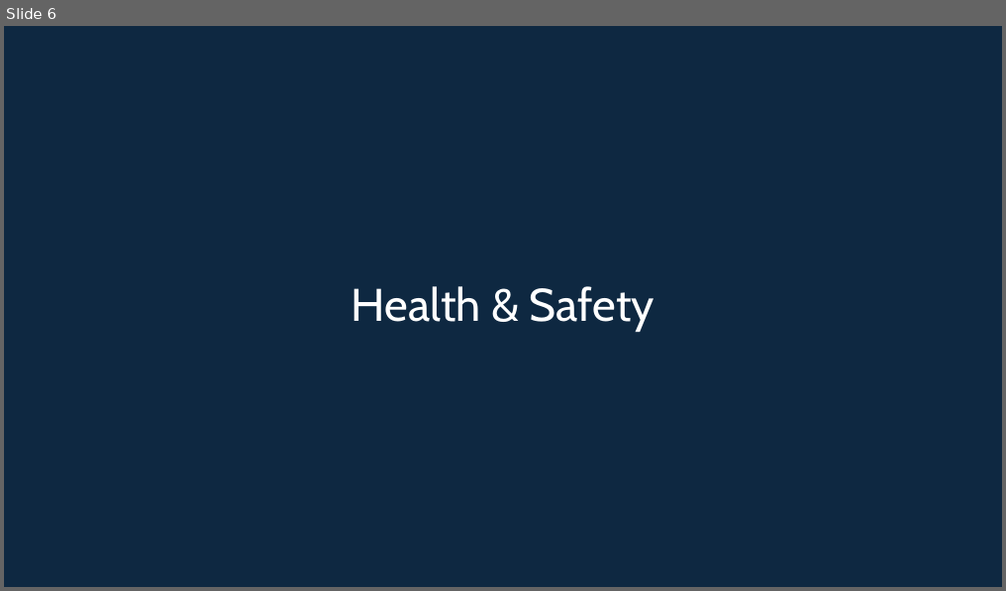
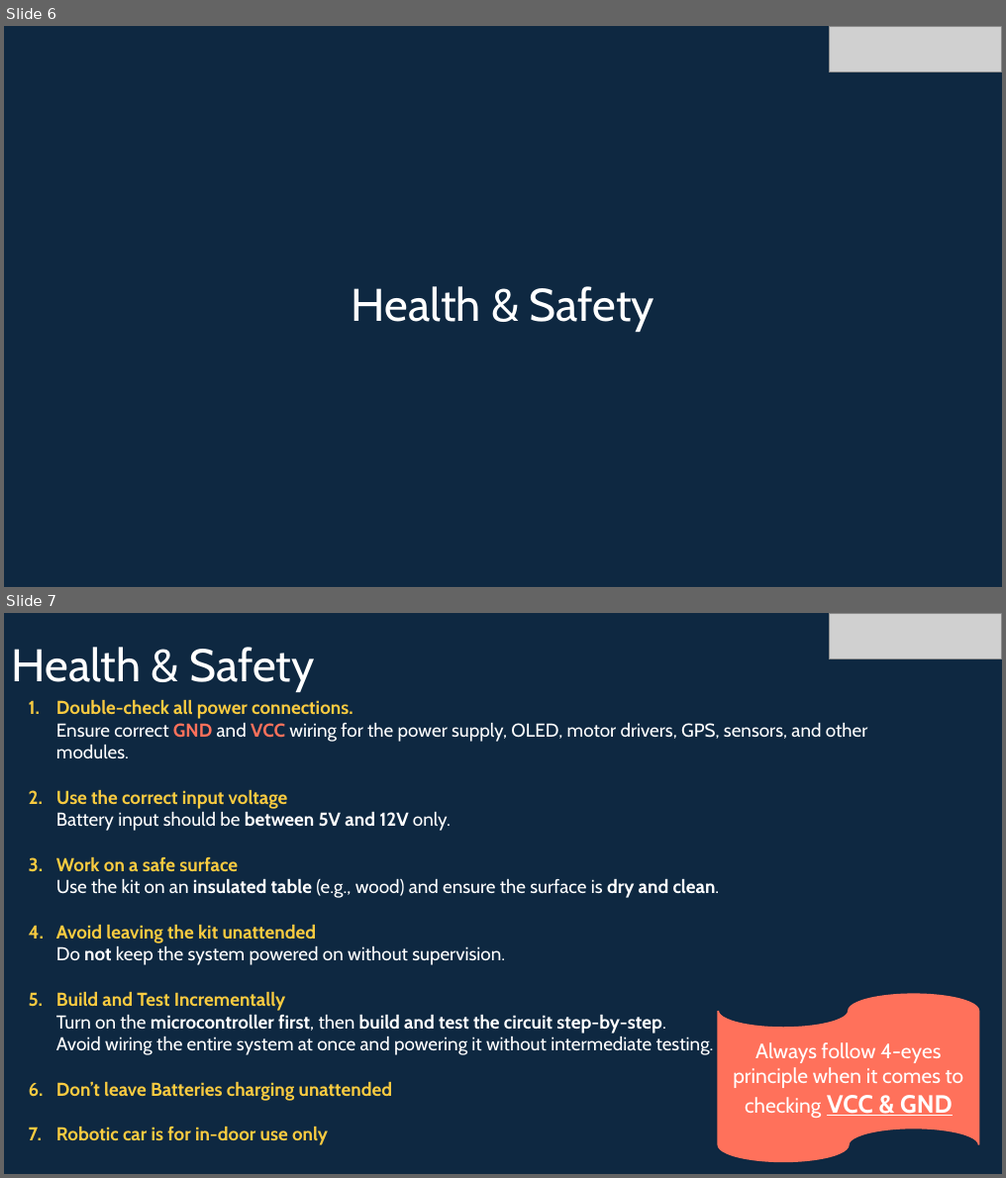
Before and after one commit to info-zas/Training, a slide deck: GPREC/04_Navigational_Robot_Car-1-Sensors/ZASRobotics_Car-1.pptx. Shown one above the other, each under a label of ours: slide 6 before the commit, slides 6 and 7 after it. The pictures are 1006x591 and 1006x1178 pixels, drawn with LibreOffice and Linux fonts; fonts in the diff are those of the drawing; grey boxes stand for pictures. Boxes give left, top, right and bottom in pixels: in the first picture for what was removed or moved away, otherwise in the second. Text is boxed around its words. In the diff, an @@ line names an element or a change of style, - is before the commit and + after.

```diff
--- a/GPREC/04_Navigational_Robot_Car-1-Sensors/ZASRobotics_Car-1.pptx
+++ b/GPREC/04_Navigational_Robot_Car-1-Sensors/ZASRobotics_Car-1.pptx
@@ slide 7 added at [4, 613, 1002, 1174], background #0E2841 @@
@@ picture added at [829, 613, 1001, 660] @@
@@ title added at [12, 647, 314, 692], 44 pt, text #FFFFFF @@
+Health & Safety
@@ text added at [56, 700, 868, 1146], 18 pt, text #FFFFFF, bold @@
+1. Double-check all power connections.
+   Ensure correct GND and VCC wiring for the power supply, OLED, motor drivers, GPS, sensors, and other modules.
+2. Use the correct input voltage
+   Battery input should be between 5V and 12V only.
+3. Work on a safe surface
+   Use the kit on an insulated table (e.g., wood) and ensure the surface is dry and clean.
+4. Avoid leaving the kit unattended
+   Do not keep the system powered on without supervision.
+5. Build and Test Incrementally
+   Turn on the microcontroller first, then build and test the circuit step-by-step.
+   Avoid wiring the entire system at once and powering it without intermediate testing.
+6. Don’t leave Batteries charging unattended
+7. Robotic car is for in-door use only
@@ flow chart punched tape added at [718, 995, 979, 1162], fill #FF715B, outline #FF715B 1.5 pt, 20 pt, text #FFFFFF @@
+Always follow 4-eyes principle when it comes to checking VCC & GND
@@ slide 6 changed as well @@
@@ picture added at [829, 26, 1001, 73] @@
```
Also in this commit, not shown: 9 other slides changed, 9 other slides added, 3 slides removed, 5 other files.
